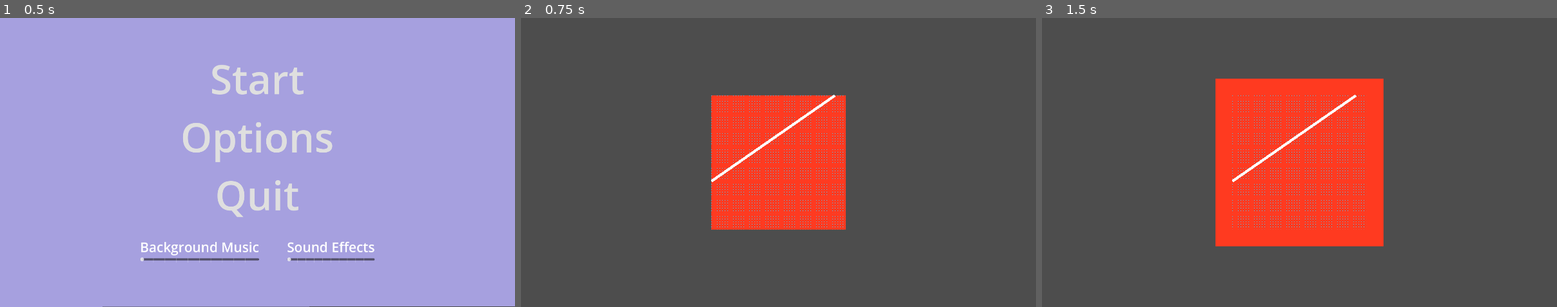
Above: before the commit, frames 1-3 (left to right).
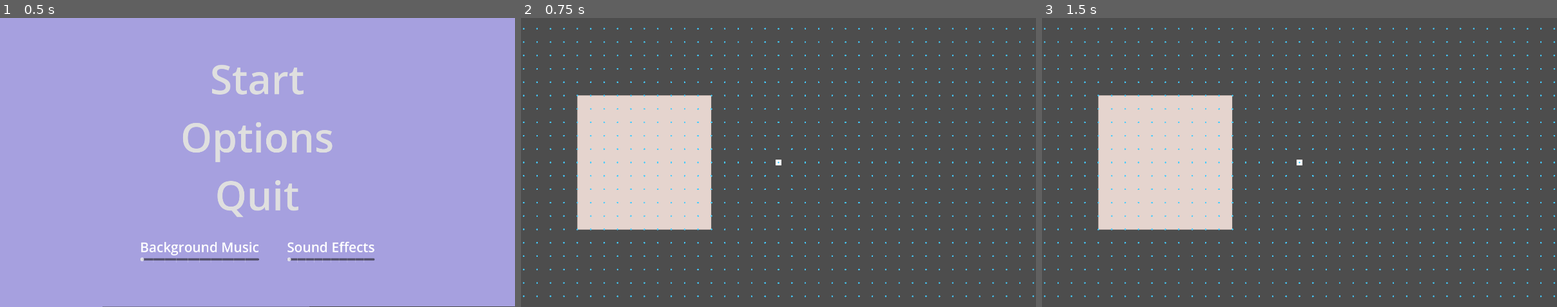
Above: after the commit, the same moments.

Repository: mustafacamurcu/GMTK24
Game: Godot game, scene res://scene_manager.tscn
The game is run twice, just before and just after one commit, with the same random seed, the same clock (stepped at 60 frames per second) and the same inputs.
Inputs (mouse positions are in pixels of both pictures, inside the frame that each line leads up to):
- Up to frame 1 (0.5 s): no input
- Up to frame 2 (0.75 s): click "Start" at 0.5 s
- Up to frame 3 (1.5 s): tap Enter at 1.25 s; move the mouse to (1412, 148) at 1.27 s; hold Right (right, bound only after the commit) from 1.28 s (still down); hold Up (big) from 1.28 s (still down); click (1412, 148) at 1.42 s

Frame 1 is identical in both runs. In frame 2, 25% of the frame differs, in the area x 0-100%, y 3-97%; in frame 3, 31%.

Commit message:
grid + snap

Diff:
--- a/cs.gd
+++ b/cs.gd
@@ -2,10 +2,10 @@
 
 # SIZE CONSTANTS
 const GROW_FACTOR = 0.25
-const SNAP_GRID_PIXELS = 10.
-const EDGE_SIZE_UNIT = SNAP_GRID_PIXELS / GROW_FACTOR
-const CONTAINER_GRID_SIZE = 50
-const CONTAINER_EDGE_SIZE = CONTAINER_GRID_SIZE * SNAP_GRID_PIXELS
+const SNAP_GRID_PIXELS = 50
+const EDGE_SIZE_UNIT: float = SNAP_GRID_PIXELS / GROW_FACTOR
+const CONTAINER_GRID_SIZE = 10
+const CONTAINER_EDGE_SIZE: float = CONTAINER_GRID_SIZE * SNAP_GRID_PIXELS
 
 # COLOR CONSTANTS
 static var GREEN: Color = Color.html("#8EA604")
@@ -15,3 +15,5 @@
 static var RED2: Color = Color.html("#520A00")
 static var WHITE: Color = Color.html("#E5D4CE")
 static var GRAY: Color = Color.DIM_GRAY
+
+static var COLORS = [GREEN, GREEN2, BLUE, RED, RED2, WHITE, GRAY]
--- a/game.gd
+++ b/game.gd
@@ -19,53 +19,36 @@
 # static var GRAY: Color = Color.DIM_GRAY
 
 
-var polygon
+const PIECE = preload("res://piece.tscn")
+
+@onready var pieces = $Pieces
+
+var container
 
 # Called when the node enters the scene tree for the first time.
 func _ready() -> void:
-	polygon = Polygon2D.new()
-	polygon.polygon = PackedVector2Array([
+	# for i in range(5):
+	# 	var piece = PIECE.instantiate()
+	# 	piece.position = Vector2(randf_range(-500, 500), randf_range(-500, 500))
+	# 	add_child(piece)
+	for i in range(1):
+		var piece = PIECE.instantiate()
+		piece.position = Vector2(0, 0)
+		add_child(piece)
+
+	container = Polygon2D.new()
+	container.polygon = PackedVector2Array([
 		Vector2(-Cs.CONTAINER_EDGE_SIZE / 2, Cs.CONTAINER_EDGE_SIZE / 2),
 		Vector2(-Cs.CONTAINER_EDGE_SIZE / 2, -Cs.CONTAINER_EDGE_SIZE / 2),
 		Vector2(Cs.CONTAINER_EDGE_SIZE / 2, -Cs.CONTAINER_EDGE_SIZE / 2),
 		Vector2(Cs.CONTAINER_EDGE_SIZE / 2, Cs.CONTAINER_EDGE_SIZE / 2)
 	])
-	polygon.color = Cs.RED
-	add_child(polygon)
+	container.position = Vector2(-10 * Cs.SNAP_GRID_PIXELS, 0)
+	container.color = Cs.WHITE
+	container.z_index = -2
+	add_child(container)
 
-	for i in range(Cs.CONTAINER_GRID_SIZE + 1):
-		for j in range(Cs.CONTAINER_GRID_SIZE + 1):
-			var point = Polygon2D.new()
-			point.polygon = PackedVector2Array([
-				Vector2(0, 2),
-				Vector2(0, 0),
-				Vector2(2, 0),
-				Vector2(2, 2),
-			])
-			point.color = Cs.BLUE
-			point.position = Vector2(i * Cs.SNAP_GRID_PIXELS, j * Cs.SNAP_GRID_PIXELS) + Vector2(-Cs.CONTAINER_EDGE_SIZE / 2, -Cs.CONTAINER_EDGE_SIZE / 2)
-			add_child(point)
-	var r = randi_range(0, 3)
-	var side = [polygon.polygon[r], polygon.polygon[(r + 1) % 4]]
-
-	var ratio = float(randi_range(1, Cs.CONTAINER_GRID_SIZE - 1)) / Cs.CONTAINER_GRID_SIZE
-
-	var point = (side[0] - side[1]) * ratio + side[1]
-
-	var side2 = [polygon.polygon[(r + 1) % 4], polygon.polygon[(r + 2) % 4]]
-
-	var ratio2 = float(randi_range(0, Cs.CONTAINER_GRID_SIZE)) / Cs.CONTAINER_GRID_SIZE
-
-	var point2 = (side2[0] - side2[1]) * ratio2 + side2[1]
-
-	var line = Line2D.new()
-	line.points = PackedVector2Array([point, point2])
-	add_child(line)
-
-func _unhandled_key_input(event: InputEvent) -> void:
-	if event.is_action_pressed('big'):
-		polygon.scale.x += .25
-		polygon.scale.y += .25
-	if event.is_action_pressed('small'):
-		polygon.scale.x -= .25
-		polygon.scale.y -= .25
+func _draw() -> void:
+	for i in range(-20, 20):
+		for j in range(-20, 20):
+			draw_circle(Vector2(i * Cs.SNAP_GRID_PIXELS, j * Cs.SNAP_GRID_PIXELS), 3, Cs.BLUE)
--- a/game.tscn
+++ b/game.tscn
@@ -5,6 +5,6 @@
 [node name="Game" type="Node2D"]
 script = ExtResource("1_0gxu6")
 
-[node name="Polygon2D" type="Polygon2D" parent="."]
+[node name="Camera2D" type="Camera2D" parent="."]
 
-[node name="Camera2D" type="Camera2D" parent="."]
+[node name="Pieces" type="Node2D" parent="."]
--- a/piece.gd
+++ b/piece.gd
@@ -1,15 +1,66 @@
-extends Node2D
+extends Area2D
+
+@onready var polygon_shape: CollisionPolygon2D = $CollisionPolygon2D
 
 var polygon
 
+var mouse_on_me = false
+var dragging = false
+var dragging_spot
+
+func set_polygon(points: PackedVector2Array):
+	polygon = Polygon2D.new()
+	polygon.polygon = points
+	polygon.color = Cs.COLORS.pick_random()
+	add_child(polygon)
+
+	polygon_shape.polygon = polygon.polygon
+
 # Called when the node enters the scene tree for the first time.
 func _ready() -> void:
-	polygon = Polygon2D.new()
-	polygon.polygon = PackedVector2Array([
-		Vector2(-Cs.CONTAINER_EDGE_SIZE / 2, Cs.CONTAINER_EDGE_SIZE / 2),
-		Vector2(-Cs.CONTAINER_EDGE_SIZE / 2, -Cs.CONTAINER_EDGE_SIZE / 2),
-		Vector2(Cs.CONTAINER_EDGE_SIZE / 2, -Cs.CONTAINER_EDGE_SIZE / 2),
-		Vector2(Cs.CONTAINER_EDGE_SIZE / 2, Cs.CONTAINER_EDGE_SIZE / 2)
+	var center = Polygon2D.new()
+	center.polygon = PackedVector2Array([
+		Vector2(-10, 10),
+		Vector2(-10, -10),
+		Vector2(10, -10),
+		Vector2(10, 10)
 	])
-	polygon.color = Cs.RED
-	add_child(polygon)
+	add_child(center)
+
+func _process(_delta: float) -> void:
+	if dragging:
+		position = get_global_mouse_position() - dragging_spot # * scale.x
+
+func _unhandled_key_input(event: InputEvent) -> void:
+	if mouse_on_me:
+		if event.is_action_pressed('big'):
+			scale.x += .25
+			scale.y += .25
+		if event.is_action_pressed('small'):
+			if scale.x > 1.1:
+				scale.x -= .25
+				scale.y -= .25
+		if event.is_action_pressed('left'):
+			rotation_degrees -= 45
+		if event.is_action_pressed('right'):
+			rotation_degrees += 45
+
+func _unhandled_input(event):
+	if event is InputEventMouseButton and event.button_index == MOUSE_BUTTON_LEFT:
+		if event.is_pressed():
+			if mouse_on_me:
+				dragging = true
+				dragging_spot = get_global_mouse_position() - global_position
+				print("local_mouse: ", dragging_spot)
+				print("global_mouse: ", get_global_mouse_position())
+				print("global_pos: ", global_position)
+		elif event.is_released():
+			if dragging:
+				position = round(position / Cs.SNAP_GRID_PIXELS) * Cs.SNAP_GRID_PIXELS
+				dragging = false
+
+func _mouse_enter() -> void:
+	mouse_on_me = true
+
+func _mouse_exit() -> void:
+	mouse_on_me = false
--- a/piece.tscn
+++ b/piece.tscn
@@ -2,5 +2,8 @@
 
 [ext_resource type="Script" path="res://piece.gd" id="1_chyyn"]
 
-[node name="Piece" type="Node2D"]
+[node name="Piece" type="Area2D"]
+z_index = -1
 script = ExtResource("1_chyyn")
+
+[node name="CollisionPolygon2D" type="CollisionPolygon2D" parent="."]
--- a/project.godot
+++ b/project.godot
@@ -36,11 +36,25 @@
 big={
 "deadzone": 0.5,
 "events": [Object(InputEventKey,"resource_local_to_scene":false,"resource_name":"","device":-1,"window_id":0,"alt_press …(195 unchanged characters)…
+, Object(InputEventKey,"resource_local_to_scene":false,"resource_name":"","device":-1,"window_id":0,"alt_pressed":false,"shift_pressed":false,"ctrl_pressed":false,"meta_pressed":false,"pressed":false,"keycode":0,"physical_keycode":87,"key_label":0,"unicode":119,"location":0,"echo":false,"script":null)
 ]
 }
 small={
 "deadzone": 0.5,
 "events": [Object(InputEventKey,"resource_local_to_scene":false,"resource_name":"","device":-1,"window_id":0,"alt_press …(195 unchanged characters)…
+, Object(InputEventKey,"resource_local_to_scene":false,"resource_name":"","device":-1,"window_id":0,"alt_pressed":false,"shift_pressed":false,"ctrl_pressed":false,"meta_pressed":false,"pressed":false,"keycode":0,"physical_keycode":83,"key_label":0,"unicode":115,"location":0,"echo":false,"script":null)
+]
+}
+left={
+"deadzone": 0.5,
+"events": [Object(InputEventKey,"resource_local_to_scene":false,"resource_name":"","device":-1,"window_id":0,"alt_pressed":false,"shift_pressed":false,"ctrl_pressed":false,"meta_pressed":false,"pressed":false,"keycode":0,"physical_keycode":4194319,"key_label":0,"unicode":0,"location":0,"echo":false,"script":null)
+, Object(InputEventKey,"resource_local_to_scene":false,"resource_name":"","device":-1,"window_id":0,"alt_pressed":false,"shift_pressed":false,"ctrl_pressed":false,"meta_pressed":false,"pressed":false,"keycode":0,"physical_keycode":65,"key_label":0,"unicode":97,"location":0,"echo":false,"script":null)
+]
+}
+right={
+"deadzone": 0.5,
+"events": [Object(InputEventKey,"resource_local_to_scene":false,"resource_name":"","device":-1,"window_id":0,"alt_pressed":false,"shift_pressed":false,"ctrl_pressed":false,"meta_pressed":false,"pressed":false,"keycode":0,"physical_keycode":4194321,"key_label":0,"unicode":0,"location":0,"echo":false,"script":null)
+, Object(InputEventKey,"resource_local_to_scene":false,"resource_name":"","device":-1,"window_id":0,"alt_pressed":false,"shift_pressed":false,"ctrl_pressed":false,"meta_pressed":false,"pressed":false,"keycode":0,"physical_keycode":68,"key_label":0,"unicode":100,"location":0,"echo":false,"script":null)
 ]
 }
 
